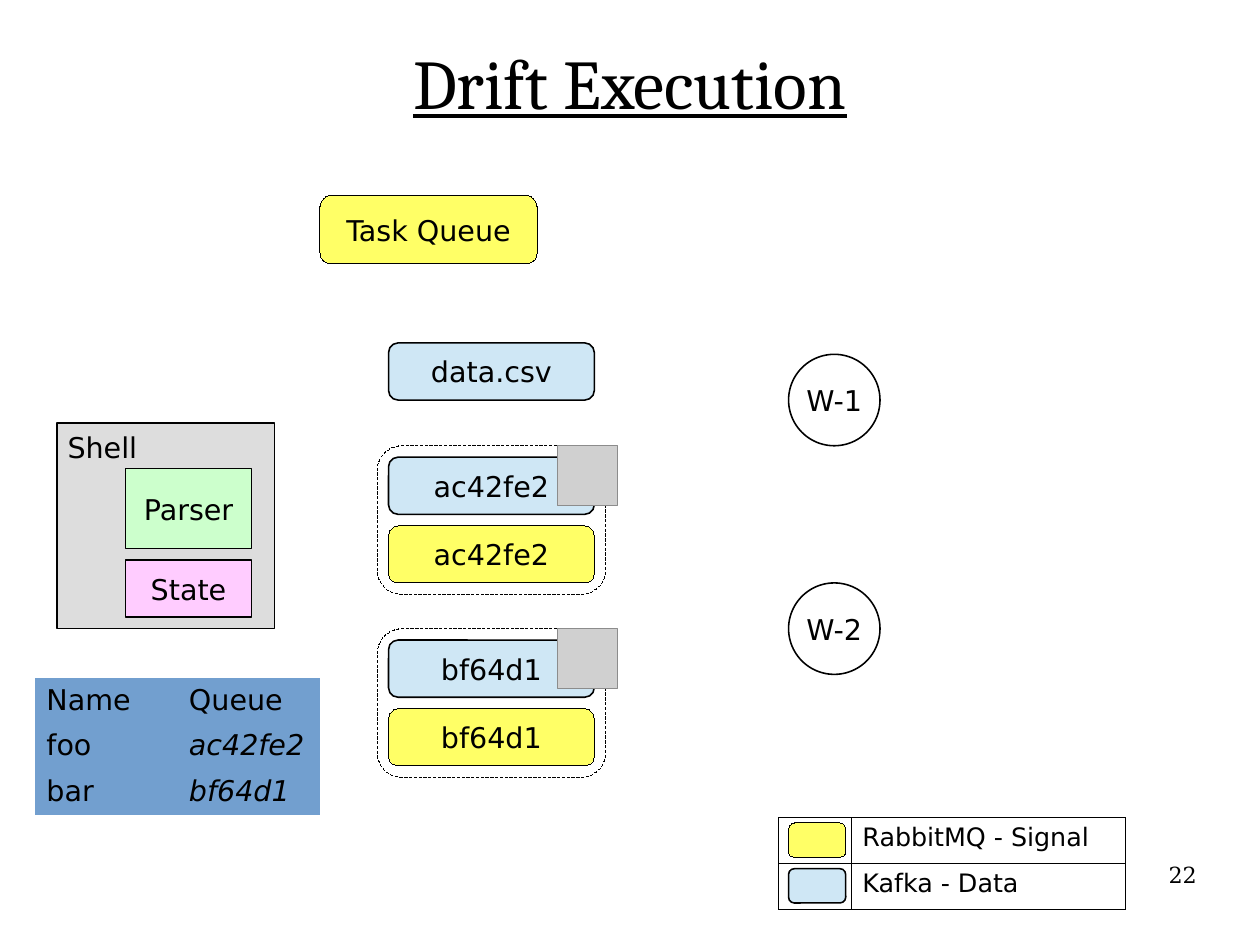
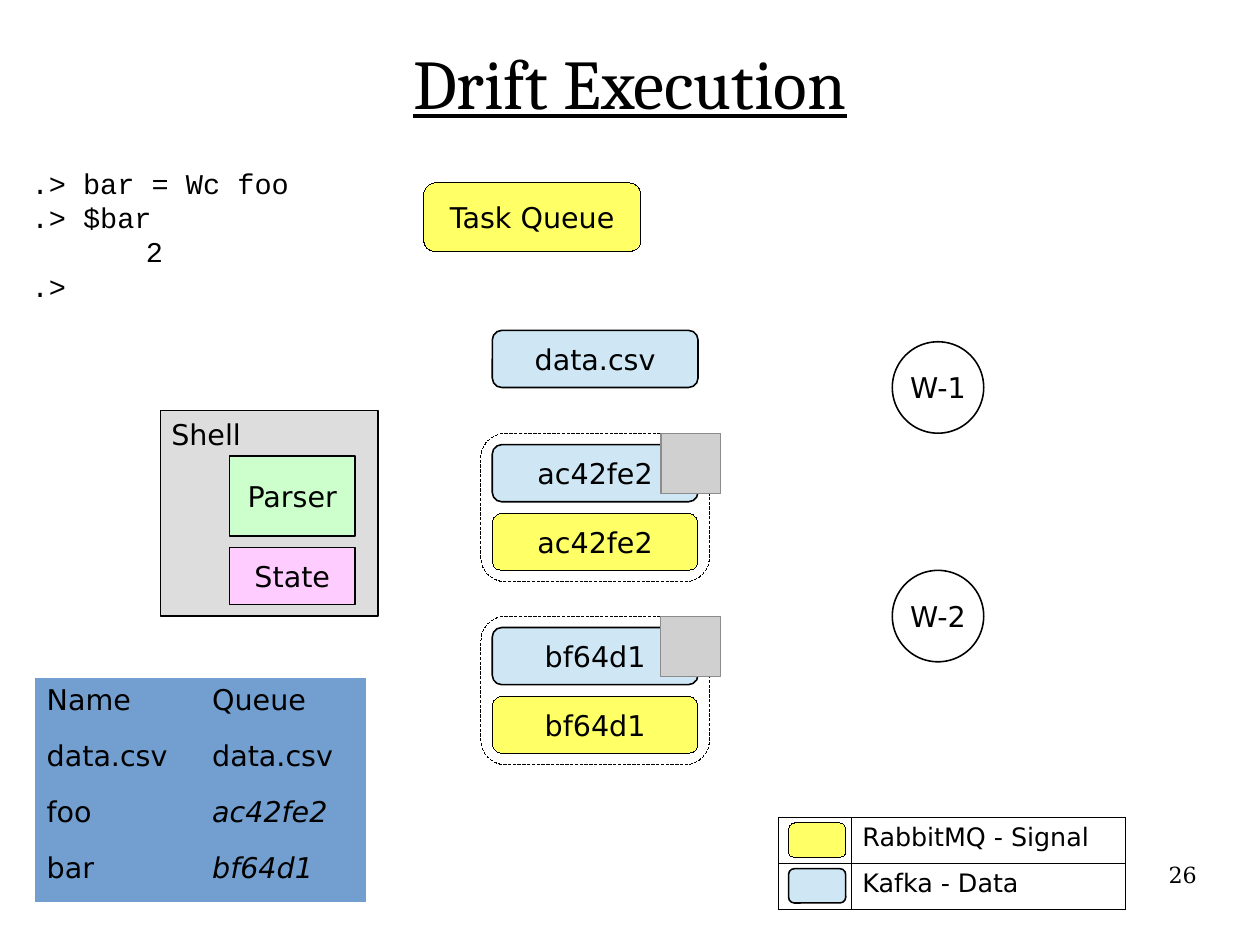
Before and after one commit to flange/drift-dev, a slide deck: slide 26 of presentation/hottopix/ht2.odp (slide 22 before the commit). Drawn at 1260x945 pixels with LibreOffice and Linux fonts; fonts in the diff are those of the drawing; grey boxes stand for pictures. Boxes give left, top, right and bottom in pixels: in the first picture for what was removed or moved away, otherwise in the second. Text is boxed around its words. In the diff, an @@ line names an element or a change of style, - is before the commit and + after.

```diff
--- a/presentation/hottopix/ht2.odp
+++ b/presentation/hottopix/ht2.odp
@@ text added at (83,173,288,262), 18 pt, text #000000 @@
+.> bar = Wc foo
+.> $bar
+2
+.>
@@ 2 ellipses, 2 rounded rectangles, 1 text, 1 rectangle: place and size @@
-2 ellipses, 2 rounded rectangles, 1 text, 1 rectangle at (68,354,880,697)
+2 ellipses, 2 rounded rectangles, 1 text, 1 rectangle at (171,342,984,685)
@@ 6 rounded rectangles, 2 pictures, 2 rectangles: place and size @@
-6 rounded rectangles, 2 pictures, 2 rectangles at (57,196,617,777)
+6 rounded rectangles, 2 pictures, 2 rectangles at (161,183,720,765)
@@ table at (35,678,367,902) @@
+row 2: data.csv | data.csv
@@ table: place and size @@
-table at (35,678,321,813)
+table at (35,678,367,902)
@@ page number at (1169,866,1197,884): text changed @@
-22
+26
```
Also in this commit, not shown: 26 other slides changed, 6 slides added, 1 other file.
